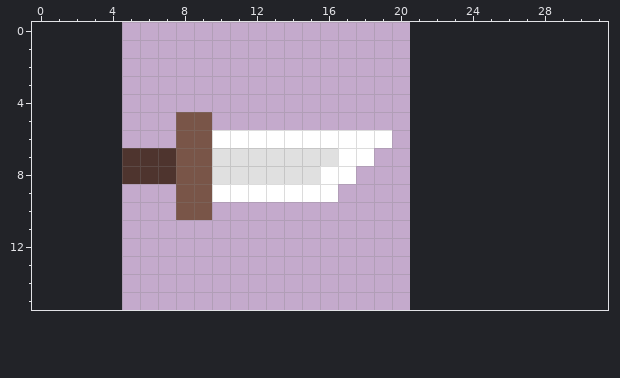
Pixel-art sprite: sprites/spr_Sword/59879c54-9183-4cd7-9e5b-06d327b3f1c8.png. This is how it looked before the edit.
The file is 64x64 pixels, drawn in blocks of 4x4; one block is one cell here. The old version is drawn lined up with the new one, on the new canvas.
After:
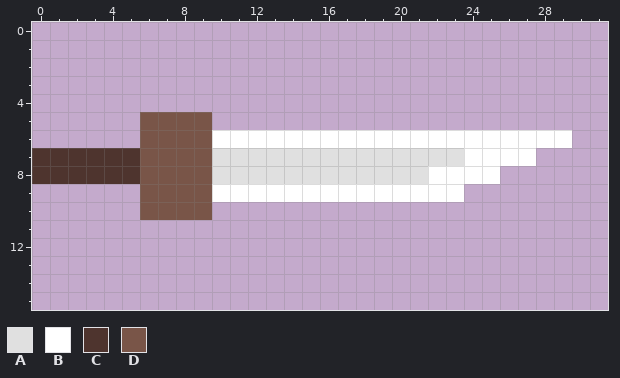
Palette (. is transparent): A #e0e0e0  B #ffffff  C #4e342e  D #795548
What changed:
canvas 16x16 -> 32x16, the old top-left corner now at 5,0
There is now colour A in row 7 at x 19 to 23; in row 8 at x 18 to 21.
The edit turns colour B into colour A in row 7 at x 17 to 18; in row 8 at x 16 to 17.
There is now colour B in row 6 at x 20 to 29; in row 7 at x 24 to 27; in row 8 at x 22 to 25; in row 9 at x 17 to 23.
There is now colour C in rows 7 to 8 at x 0 to 4.
There is now colour D in rows 5 to 6 at x 6 to 7; in rows 9 to 10 at x 6 to 7.
The edit turns colour C into colour D in rows 7 to 8 at x 6 to 7.
